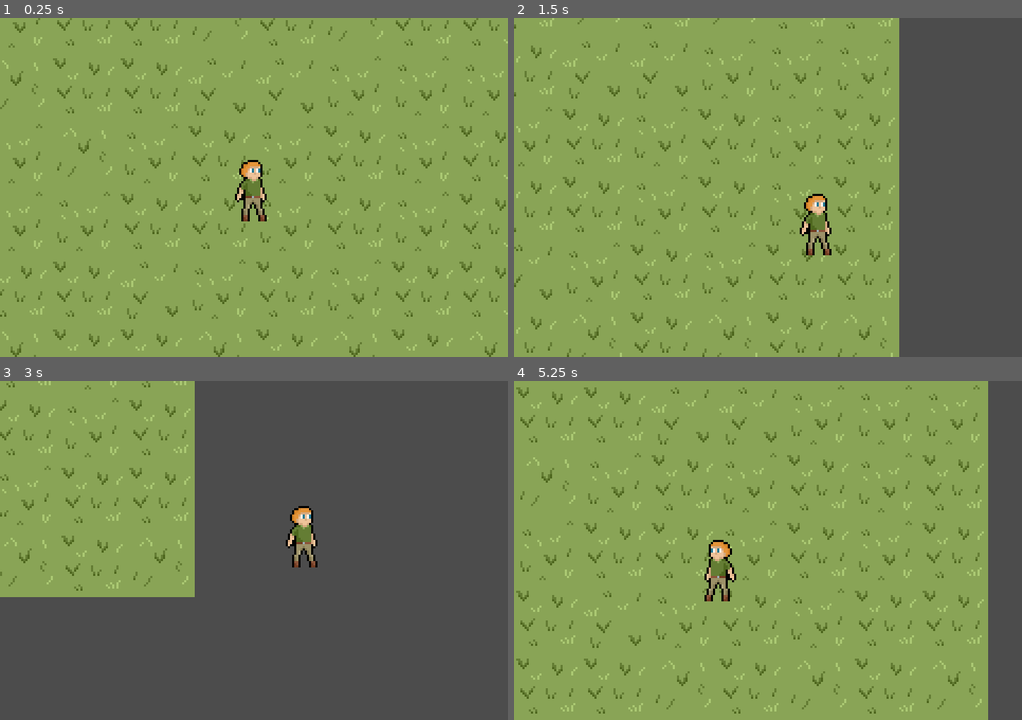
Above: before the commit, frames 1-4 (two rows, left to right).
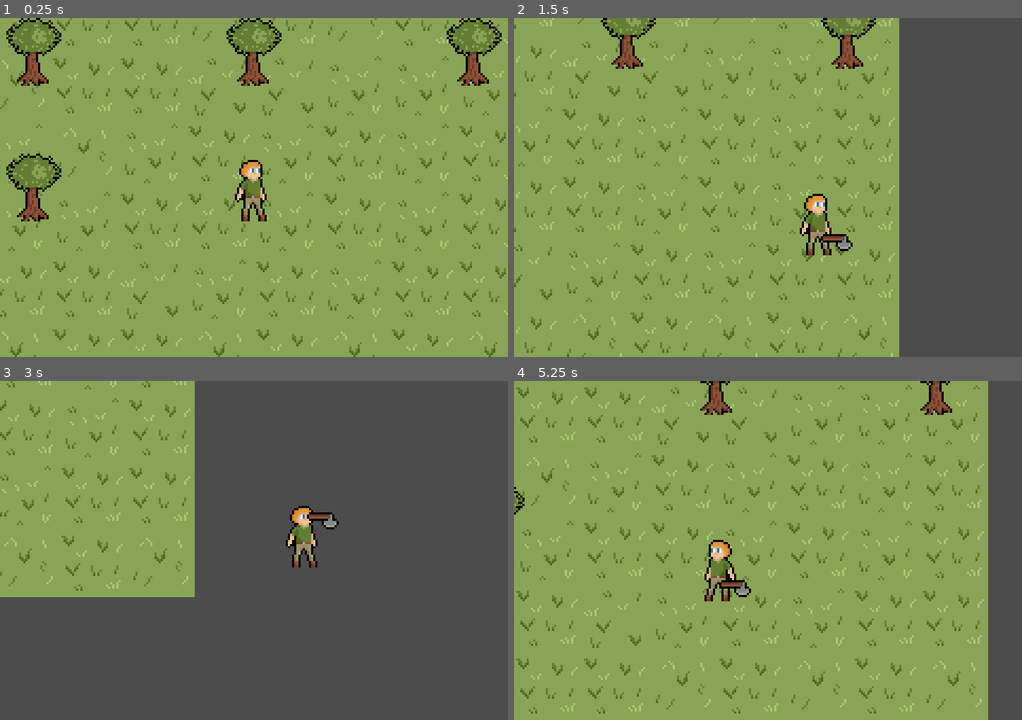
Above: after the commit, the same moments.

Repository: Plains-1727/Goatman
Game: Godot game, scene res://src/scenes/main/Main.tscn
Same seed, same stepped clock (60 frames per second), same inputs: the game is played once before the commit and once after it.
Inputs:
- Up to frame 1 (0.25 s): no input
- Up to frame 2 (1.5 s): tap Enter (ui_accept) at 0.5, 0.6, 0.77, 1.07, 1.35 s; hold Right (ui_right) 0.53-1.28 s; hold Down (ui_down) from 1.28 s (still down)
- Up to frame 3 (3 s): tap Enter (ui_accept) at 1.52, 1.82, 2.1, 2.85 s; release Down (ui_down) at 2.03 s; hold Right (ui_right) 2.03-2.78 s; hold Up (ui_up) from 2.78 s (still down)
- Up to frame 4 (5.25 s): tap Enter (ui_accept) at 3.02, 3.32, 3.6, 3.77, 4.07, 4.35, 4.52, 4.82, 5.1 s; release Up (ui_up) at 3.53 s; hold Left (ui_left) 3.53-5.03 s; hold Down (ui_down) from 5.03 s (still down)

The runs differ from the first frame. In frame 1, 4.1% of the frame differs, in the area x 1-99%, y 0-60%; in frame 2, 1.6%; in frame 3, 0.2%; in frame 4, 1.0%.

Commit message:
Axe and Trees

Diff:
--- a/project.godot
+++ b/project.godot
@@ -8,9 +8,14 @@
 
 config_version=4
 
-_global_script_classes=[  ]
+_global_script_classes=[ {
+"base": "Area2D",
+"class": "Tool",
+"language": "GDScript",
+"path": "res://src/tools/Tool.gd"
+} ]
 _global_script_class_icons={
-
+"Tool": ""
 }
 
 [application]
@@ -28,6 +33,15 @@
 window/stretch/mode="2d"
 window/stretch/aspect="keep"
 
+[layer_names]
+
+2d_physics/layer_1="Hero"
+2d_physics/layer_2="Enemies"
+2d_physics/layer_3="Interactables"
+2d_physics/layer_4="Obstacles"
+2d_physics/layer_5="Pickups"
+2d_physics/layer_6="Tools"
+
 [rendering]
 
 quality/intended_usage/framebuffer_allocation=0
--- a/src/characters/hero/Hero.tscn
+++ b/src/characters/hero/Hero.tscn
@@ -1,10 +1,11 @@
-[gd_scene load_steps=5 format=2]
+[gd_scene load_steps=6 format=2]
 
 [ext_resource path="res://res/characters/hero/hero.png" type="Texture" id=1]
 [ext_resource path="res://src/characters/hero/PlayerController.gd" type="Script" id=2]
+[ext_resource path="res://src/tools/Axe.tscn" type="PackedScene" id=3]
 
 [sub_resource type="RectangleShape2D" id=1]
-extents = Vector2( 10, 16 )
+extents = Vector2( 10, 8 )
 
 [sub_resource type="SpriteFrames" id=2]
 animations = [ {
@@ -15,6 +16,7 @@
 } ]
 
 [node name="Hero" type="KinematicBody2D"]
+collision_mask = 15
 script = ExtResource( 2 )
 
 [node name="Camera2D" type="Camera2D" parent="."]
@@ -23,8 +25,16 @@
 drag_margin_v_enabled = true
 
 [node name="CollisionShape2D" type="CollisionShape2D" parent="."]
+position = Vector2( 0, 8 )
 shape = SubResource( 1 )
 
 [node name="AnimatedSprite" type="AnimatedSprite" parent="."]
 frames = SubResource( 2 )
 animation = "Idle"
+
+[node name="Tool" type="Node2D" parent="."]
+position = Vector2( 8, 0 )
+
+[node name="Axe" parent="Tool" instance=ExtResource( 3 )]
+
+[editable path="Tool/Axe"]
--- a/src/characters/hero/PlayerController.gd
+++ b/src/characters/hero/PlayerController.gd
@@ -5,26 +5,69 @@
 var velocity : Vector2 = Vector2()
 var can_move : bool = true
 
+var equipped_tool : Tool
+
+onready var directions : Dictionary = {
+	"up" : Vector2(0, -1),
+	"down" : Vector2(0, 1),
+	"right" : Vector2(1, 0),
+	"left" : Vector2(-1, 0)
+}
+
+var look_dir : Vector2
+
+
+func _ready():
+	get_equipped_tool()
+
 
 func _physics_process(_delta):
 	var _collider : KinematicCollision2D
 
+	var prev_dir = look_dir
+
 	if Input.is_action_pressed("ui_up"):
+		look_dir = directions["up"]
 		velocity.y = -speed
 	elif Input.is_action_pressed("ui_down"):
+		look_dir = directions["down"]
 		velocity.y = speed
 	else:
 		velocity.y = 0
 
 	if Input.is_action_pressed("ui_right"):
+		look_dir = directions["right"]
 		velocity.x = speed
 		$AnimatedSprite.flip_h = false
 	elif Input.is_action_pressed("ui_left"):
+		look_dir = directions["left"]
 		velocity.x = -speed
 		$AnimatedSprite.flip_h = true
 	else:
 		velocity.x = 0
 
+	if Input.is_action_just_pressed("ui_accept"):
+		equipped_tool.use()
+
+
+	if prev_dir != look_dir:
+		flip_tool(look_dir)
+
 
 	if can_move:
 		_collider = move_and_collide(velocity)
+
+
+func get_equipped_tool():
+	equipped_tool = $Tool.get_child(0)
+
+
+func flip_tool(direction : Vector2):
+	var tool_offset = 8
+
+	$Tool.position = direction * tool_offset
+
+	if direction.x < 0:
+		equipped_tool.get_node("AnimatedSprite").flip_h = true
+	else:
+		equipped_tool.get_node("AnimatedSprite").flip_h = false
--- /dev/null
+++ b/src/environment/tree/Tree.tscn
@@ -0,0 +1,17 @@
+[gd_scene load_steps=3 format=2]
+
+[ext_resource path="res://res/environment/tree/tree.png" type="Texture" id=1]
+
+[sub_resource type="RectangleShape2D" id=1]
+extents = Vector2( 8, 8 )
+
+[node name="Tree" type="StaticBody2D"]
+collision_layer = 4
+collision_mask = 0
+
+[node name="CollisionShape2D" type="CollisionShape2D" parent="."]
+position = Vector2( 0, 8 )
+shape = SubResource( 1 )
+
+[node name="Sprite" type="Sprite" parent="."]
+texture = ExtResource( 1 )
--- a/src/scenes/main/Main.tscn
+++ b/src/scenes/main/Main.tscn
@@ -1,7 +1,8 @@
-[gd_scene load_steps=3 format=2]
+[gd_scene load_steps=4 format=2]
 
 [ext_resource path="res://src/characters/hero/Hero.tscn" type="PackedScene" id=1]
 [ext_resource path="res://src/scenes/tilemap/TileMap_32x32.tscn" type="PackedScene" id=2]
+[ext_resource path="res://src/environment/tree/Tree.tscn" type="PackedScene" id=3]
 
 [node name="Main" type="Node"]
 
@@ -9,3 +10,15 @@
 tile_data = PoolIntArray( -131076, 3, 0, -131075, 0, 0, -131074, 0, 0, -131073, 2, 0, -196608, 0, 0, -196607, 2, 0, -19 …(547 unchanged characters)…
 
 [node name="Hero" parent="." instance=ExtResource( 1 )]
+
+[node name="StaticBody2D" parent="." instance=ExtResource( 3 )]
+position = Vector2( -104, -64 )
+
+[node name="StaticBody2D2" parent="." instance=ExtResource( 3 )]
+position = Vector2( 104, -64 )
+
+[node name="StaticBody2D3" parent="." instance=ExtResource( 3 )]
+position = Vector2( 0, -64 )
+
+[node name="StaticBody2D4" parent="." instance=ExtResource( 3 )]
+position = Vector2( -104, 0 )
--- /dev/null
+++ b/src/tools/Axe.tscn
@@ -0,0 +1,135 @@
+[gd_scene load_steps=12 format=2]
+
+[ext_resource path="res://res/tools/axe.png" type="Texture" id=1]
+[ext_resource path="res://src/tools/Tool.gd" type="Script" id=2]
+
+[sub_resource type="RectangleShape2D" id=1]
+extents = Vector2( 4, 8 )
+
+[sub_resource type="AtlasTexture" id=2]
+atlas = ExtResource( 1 )
+region = Rect2( 32, 0, 32, 32 )
+
+[sub_resource type="AtlasTexture" id=3]
+atlas = ExtResource( 1 )
+region = Rect2( 64, 0, 32, 32 )
+
+[sub_resource type="AtlasTexture" id=4]
+atlas = ExtResource( 1 )
+region = Rect2( 96, 0, 32, 32 )
+
+[sub_resource type="AtlasTexture" id=5]
+atlas = ExtResource( 1 )
+region = Rect2( 0, 32, 32, 32 )
+
+[sub_resource type="AtlasTexture" id=6]
+atlas = ExtResource( 1 )
+region = Rect2( 32, 32, 32, 32 )
+
+[sub_resource type="SpriteFrames" id=7]
+animations = [ {
+"frames": [ SubResource( 2 ), SubResource( 3 ), SubResource( 4 ), SubResource( 5 ), SubResource( 6 ) ],
+"loop": false,
+"name": "Use",
+"speed": 5.0
+} ]
+
+[sub_resource type="Animation" id=8]
+resource_name = "Idle"
+
+[sub_resource type="Animation" id=9]
+length = 0.5
+tracks/0/type = "value"
+tracks/0/path = NodePath("AnimatedSprite:animation")
+tracks/0/interp = 1
+tracks/0/loop_wrap = true
+tracks/0/imported = false
+tracks/0/enabled = true
+tracks/0/keys = {
+"times": PoolRealArray( 0 ),
+"transitions": PoolRealArray( 1 ),
+"update": 1,
+"values": [ "Use" ]
+}
+tracks/1/type = "value"
+tracks/1/path = NodePath("AnimatedSprite:frame")
+tracks/1/interp = 1
+tracks/1/loop_wrap = true
+tracks/1/imported = false
+tracks/1/enabled = true
+tracks/1/keys = {
+"times": PoolRealArray( 0, 0.1, 0.2, 0.3, 0.4 ),
+"transitions": PoolRealArray( 1, 1, 1, 1, 1 ),
+"update": 1,
+"values": [ 0, 1, 2, 3, 4 ]
+}
+tracks/2/type = "value"
+tracks/2/path = NodePath("CollisionShape2D:shape:extents")
+tracks/2/interp = 1
+tracks/2/loop_wrap = true
+tracks/2/imported = false
+tracks/2/enabled = true
+tracks/2/keys = {
+"times": PoolRealArray( 0, 0.1, 0.3 ),
+"transitions": PoolRealArray( 1, 1, 1 ),
+"update": 0,
+"values": [ Vector2( 4, 8 ), Vector2( 8, 4 ), Vector2( 4, 8 ) ]
+}
+tracks/3/type = "value"
+tracks/3/path = NodePath("CollisionShape2D:position")
+tracks/3/interp = 1
+tracks/3/loop_wrap = true
+tracks/3/imported = false
+tracks/3/enabled = true
+tracks/3/keys = {
+"times": PoolRealArray( 0, 0.1, 0.2, 0.3, 0.4 ),
+"transitions": PoolRealArray( 1, 1, 1, 1, 1 ),
+"update": 0,
+"values": [ Vector2( 4, -8 ), Vector2( 8, -4 ), Vector2( 8, 4 ), Vector2( 4, 8 ), Vector2( -4, 8 ) ]
+}
+tracks/4/type = "value"
+tracks/4/path = NodePath(".:monitoring")
+tracks/4/interp = 1
+tracks/4/loop_wrap = true
+tracks/4/imported = false
+tracks/4/enabled = true
+tracks/4/keys = {
+"times": PoolRealArray( 0, 0.5 ),
+"transitions": PoolRealArray( 1, 1 ),
+"update": 1,
+"values": [ true, false ]
+}
+tracks/5/type = "value"
+tracks/5/path = NodePath(".:visible")
+tracks/5/interp = 1
+tracks/5/loop_wrap = true
+tracks/5/imported = false
+tracks/5/enabled = true
+tracks/5/keys = {
+"times": PoolRealArray( 0, 0.5 ),
+"transitions": PoolRealArray( 1, 1 ),
+"update": 1,
+"values": [ true, false ]
+}
+
+[node name="Axe" type="Area2D"]
+visible = false
+monitoring = false
+collision_layer = 32
+collision_mask = 4
+script = ExtResource( 2 )
+
+[node name="CollisionShape2D" type="CollisionShape2D" parent="."]
+position = Vector2( -4, 8 )
+shape = SubResource( 1 )
+
+[node name="AnimatedSprite" type="AnimatedSprite" parent="."]
+frames = SubResource( 7 )
+animation = "Use"
+frame = 4
+
+[node name="AnimationPlayer" type="AnimationPlayer" parent="."]
+playback_speed = 2.0
+anims/Idle = SubResource( 8 )
+anims/Use = SubResource( 9 )
+[connection signal="body_entered" from="." to="." method="_on_body_entered"]
--- /dev/null
+++ b/src/tools/Tool.gd
@@ -0,0 +1,11 @@
+extends Area2D
+
+class_name Tool
+
+
+func use():
+	$AnimationPlayer.play("Use")
+
+
+func _on_body_entered(body):
+	print("hit: " + body.name)
Binary file added: res/environment/tree/tree.png
Not shown, added: res/environment/tree/tree.png.import
Binary file added: res/tools/axe.png
Not shown, added: res/tools/axe.png.import
